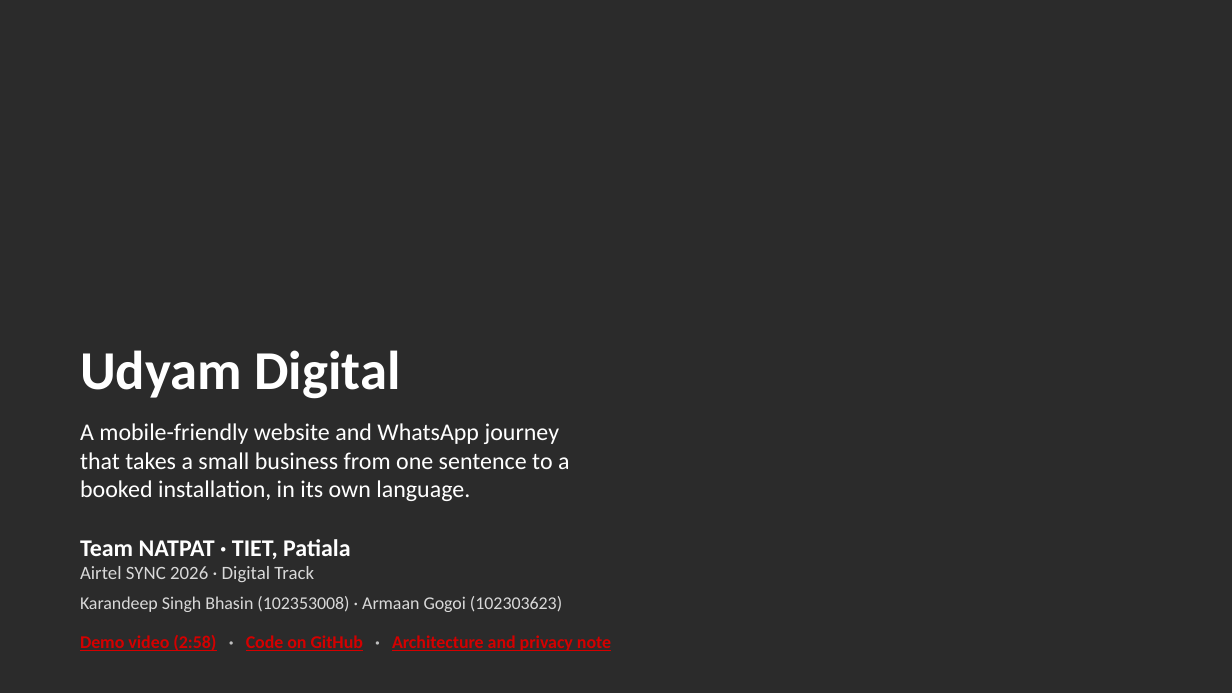
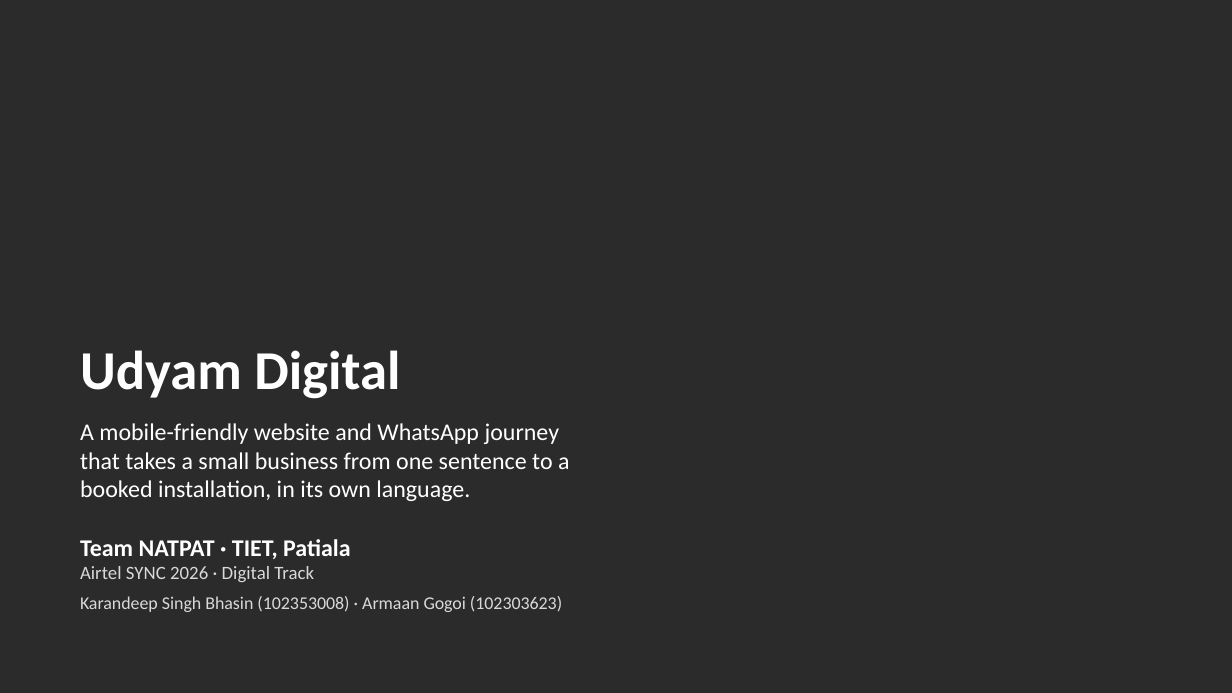
Before and after one commit to k9927/udyam-digital, a slide deck: slide 1 of docs/NATPAT_TIET-Patiala.pptx. Drawn at 1232x693 pixels with LibreOffice and Linux fonts; fonts in the diff are those of the drawing; background and template pictures are left out; a plain dark background stands for a picture behind light text. Boxes give left, top, right and bottom in pixels: in the first picture for what was removed or moved away, otherwise in the second. Text is boxed around its words. In the diff, an @@ line names an element or a change of style, - is before the commit and + after.

```diff
--- a/docs/NATPAT_TIET-Patiala.pptx
+++ b/docs/NATPAT_TIET-Patiala.pptx
@@ text removed at (80, 635, 611, 651) @@
-Demo video (2:58) · Code on GitHub · Architecture and privacy note
```
Also in this commit, not shown: 1 other slide changed, 1 other file.
